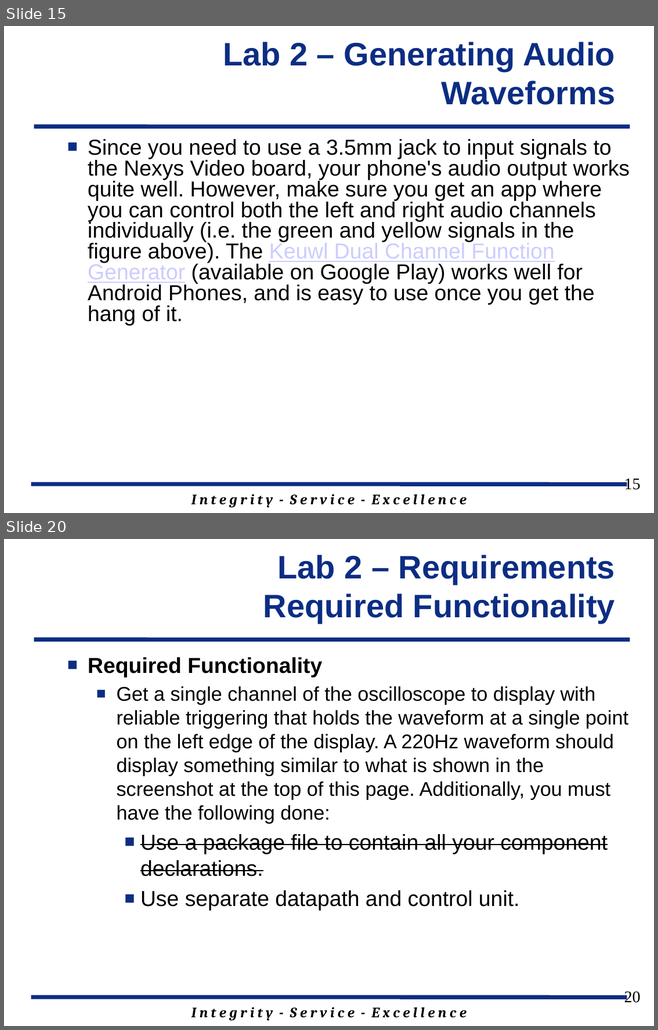
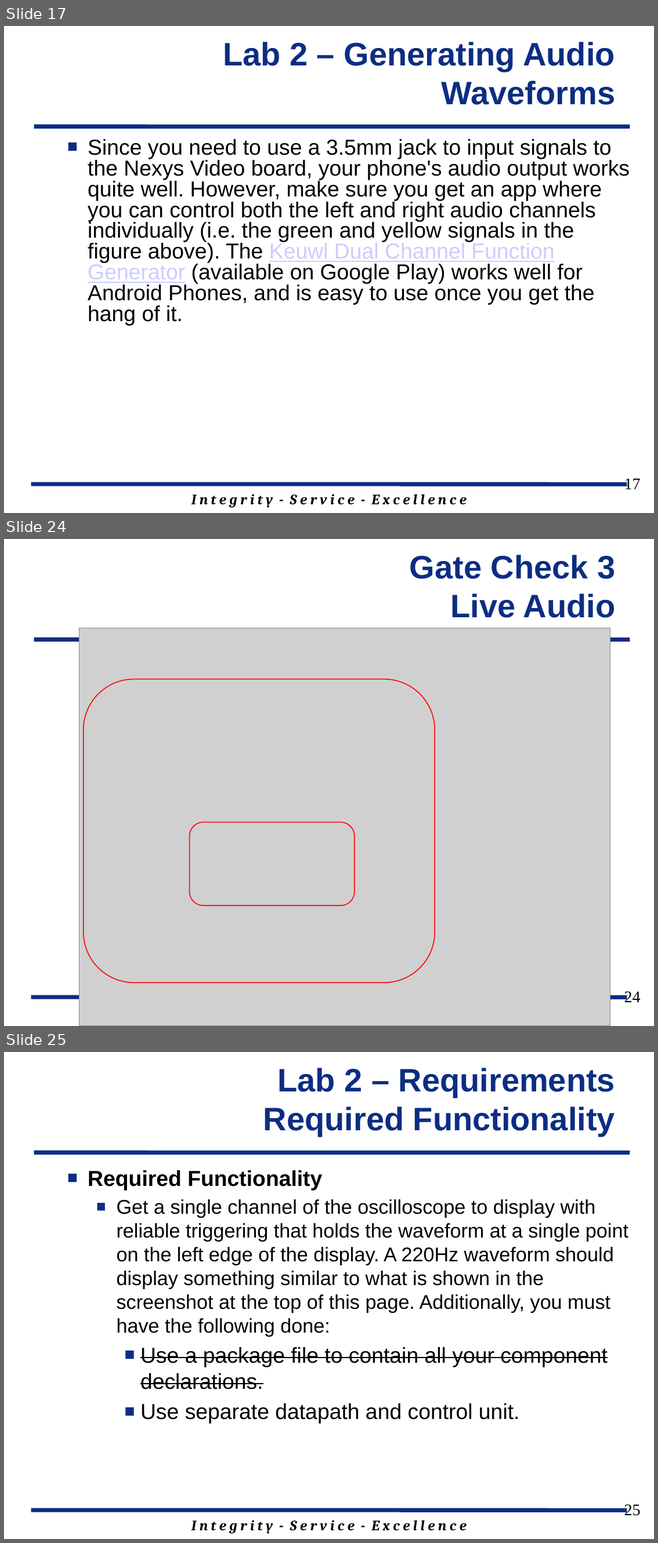
Before and after one commit to GeorgeYork/ECE383_web, a slide deck: lab/lab2/ECE_383_Lab2.pptx. Shown one above the other, each under a label of ours: slides 15 and 20 before the commit, slides 17, 24 and 25 after it; the slides between them are not shown. The pictures are 658x1030 and 658x1543 pixels, drawn with LibreOffice and Linux fonts; fonts in the diff are those of the drawing; grey boxes stand for pictures; background and template pictures are left out. Boxes give left, top, right and bottom in pixels: in the first picture for what was removed or moved away, otherwise in the second. Text is boxed around its words. In the diff, an @@ line names an element or a change of style, - is before the commit and + after.

Commit message:
update for gate check 3

```diff
--- a/lab/lab2/ECE_383_Lab2.pptx
+++ b/lab/lab2/ECE_383_Lab2.pptx
@@ slide 24 added at box(4, 539, 654, 1026), background #FFFFFF; not listed: 2 template elements that a slide beside it also shows @@
@@ title added at box(409, 555, 615, 618), 36 pt, text #0C2D83, bold @@
+Gate Check 3
+Live Audio
@@ picture added at box(79, 628, 610, 1026) @@
@@ rounded rectangle added at box(83, 679, 435, 983), outline #FF0000 1 pt @@
@@ rounded rectangle added at box(189, 822, 354, 906), outline #FF0000 1 pt @@
@@ page number added at box(624, 991, 640, 1002), 18 pt, text #000000 @@
+24
@@ what was slide 15 is now slide 17 @@
@@ page number at box(624, 478, 640, 489): text changed @@
-15
+17
@@ what was slide 20 is now slide 25 @@
@@ page number at box(624, 1504, 640, 1516): text changed @@
-20
+25
```
Also in this commit, not shown: 8 slides changed, 4 other slides added.
